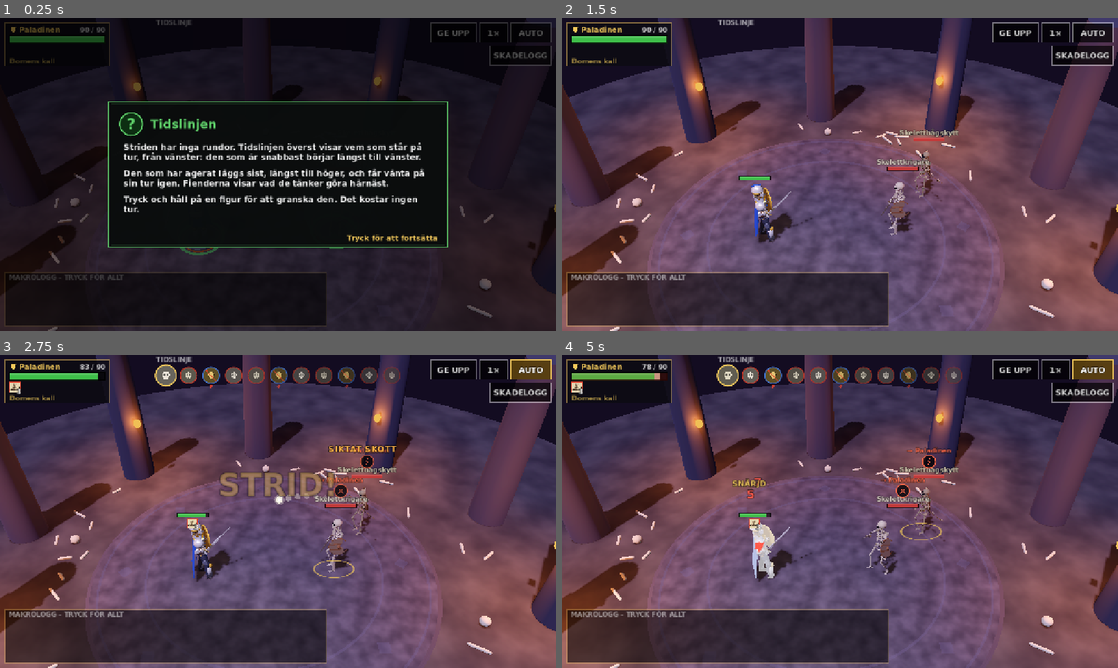
Above: before the commit, frames 1-4 (two rows, left to right).
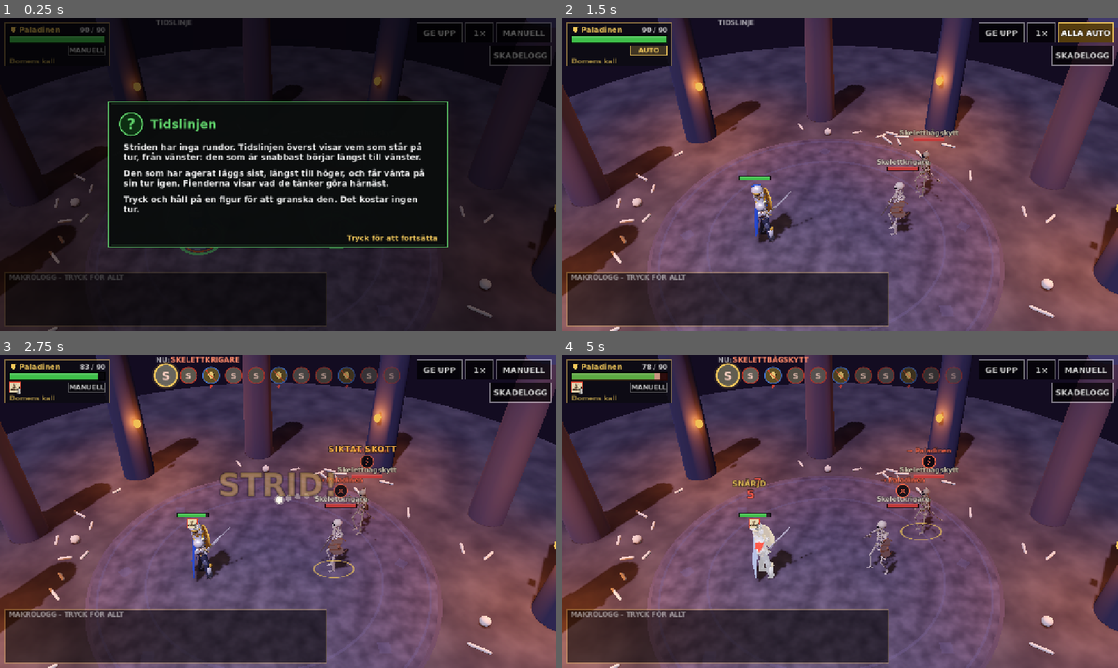
Above: after the commit, the same moments.

Repository: broklyn777/de-edsvurna
Game: Godot game, scene res://scenes/main.tscn
Two runs of this game, one before a commit and one after it. Both use one fixed random seed, a clock stepped at 60 frames per second and the inputs below. This scene is started directly instead of the project's main scene.
Inputs (mouse positions are in pixels of both pictures, inside the frame that each line leads up to):
- Up to frame 1 (0.25 s): no input
- Up to frame 2 (1.5 s): tap Enter at 0.5 s; move the mouse to (962, 158) at 0.52 s; tap 1 at 0.6 s; click (962, 158) at 0.67 s; drag from (617, 43) to (812, 237) at 1.27 s
- Up to frame 3 (2.75 s): move the mouse to (528, 370) at 2.02 s; tap 3 at 2.1 s; click (528, 370) at 2.17 s
- Up to frame 4 (5 s): drag from (728, 636) to (673, 464) at 2.77 s; move the mouse to (1006, 558) at 3.52 s; hold A 3.53-4.25 s; tap 5 at 3.6 s; tap Space at 4.25 s; drag from (673, 464) to (756, 433) at 4.27 s

The runs differ from the first frame. In frame 1, 0.3% of the frame differs, in the area x 12-98%, y 1-12%; in frame 2, 1.1%; in frame 3, 1.4%, in the area x 12-100%, y 0-12%; in frame 4, 1.3%.

Commit message:
AUTO/MANUELL per hero in battle (start manual; button MANUELL/AUTO/ALLA AUTO; tap a frame to switch), clearer timeline (portraits, NU: name, elite letters)
Co-Authored-By: Claude Opus 5.5 <noreply@anthropic.com>

Diff:
--- a/data/help.json
+++ b/data/help.json
@@ -39,7 +39,7 @@
 			"text": [
 				"Ett makro är en lista med rader: vem, när och vad. Raderna prövas uppifrån och ned, och den första som passar vinner.",
 				"Till exempel: anfall fienden med lägst liv. Eller: hela en allierad som har mindre än hälften av sitt liv kvar.",
-				"Tryck på Auto i striden så spelar makrona åt dig. Loggen visar vilken rad som matchade och varför. Passar ingen rad stannar Auto och väntar på dig."
+				"Striden börjar på MANUELL. Tryck på knappen uppe till höger: AUTO låter följeslagarna köra sina makron medan du styr Paladinen, ALLA AUTO kör alla. Tryck på en hjältes ruta för att byta just den. Loggen visar vilken rad som matchade; passar ingen rad väntar hjälten på dig."
 			]
 		},
 		"artifacts": {
--- a/scripts/battle/battle.gd
+++ b/scripts/battle/battle.gd
@@ -62,7 +62,10 @@
 var _choosing := ""
 var _choosing_ability := ""
 ## Auto: hjältar med standardhandling Makro kör sitt makro varje tur.
-var _auto := false
+## 0.29.5: vilka hjältar som kör sitt makro (AUTO) i den här striden; alla börjar på MANUELL. Stora knappen växlar mellan
+## MANUELL, AUTO (följeslagarna) och ALLA AUTO (även Paladinen); ett tryck på en hjältes ram byter just den hjälten.
+var _auto_heroes := {}
+const AUTO_LABELS := ["MANUELL", "AUTO", "ALLA AUTO"]
 var _targets: Array[String] = []
 ## Inspect (Siralim): tryck och håll på en figur för att se dess egenskaper. Kostar ingen tur.
 const INSPECT_HOLD_MS := 450
@@ -112,7 +115,6 @@
 	sim = CombatSim.create(data, state.encounter(), seed_value, state.party, state.hero_traits(data), state.charges,
 			state.artifacts, state.depth, opts)
 	data = sim.data  # med artefakternas egenskaper
-	_auto = demo
 	_build_scene()
 	_build_ui()
 	_update_rules_text()
@@ -147,7 +149,7 @@
 			_on_outcome.call_deferred(sim.outcome)  # spolat till slutet: visa resultatet direkt
 		started = true
 		_countdown = 0.0
-	auto_chip.on = _auto
+	_set_auto_mode(2 if demo else 0)
 
 
 ## 0.25: hjälprutorna visas bara när en människa spelar (inte --demo eller --turns).
@@ -221,7 +223,7 @@
 	action_bar.chosen.connect(_on_action_chosen)
 	ui.add_child(action_bar)
 	auto_chip = ChipButton.new()
-	auto_chip.setup("AUTO")
+	auto_chip.setup("MANUELL", 124)
 	auto_chip.pressed.connect(_toggle_auto)
 	ui.add_child(auto_chip)
 	macro_log = MacroLog.new()
@@ -312,7 +314,7 @@
 		_wait -= delta
 		return
 	if sim.needs_input():
-		if _auto and run.uses_macro(sim.current.id) and not action_bar.visible:
+		if _auto_heroes.get(sim.current.id, false) and not action_bar.visible:
 			_run_macro()
 			return
 		if not action_bar.visible or action_bar.unit != sim.current:
@@ -564,6 +566,12 @@
 func _on_frame_tapped(unit_id: String) -> void:
 	if _choosing != "" and _targets.has(unit_id):
 		_do(_choosing, unit_id)
+		return
+	# 0.29.5: ett tryck på ramen växlar hjälten mellan AUTO och MANUELL för resten av striden.
+	if sim.outcome == "" and sim.unit(unit_id).alive:
+		_auto_heroes[unit_id] = not _auto_heroes.get(unit_id, false)
+		run.ui("ui_tap", -10.0)
+		_auto_changed()
 
 
 func _do(action: String, target_id: String) -> void:
@@ -583,8 +591,6 @@
 	var d := MacroRunner.decide(sim, u, run.macro_for(u.id))
 	macro_log.add({"text": d.text, "ok": d.ok, "skipped": d.skipped})
 	if not d.ok:
-		if _auto:
-			_toggle_auto()
 		sfx.play("macro_nomatch", -4.0, 0.0)
 		overlay.message("Inget makro passade – välj själv")
 		action_bar.show_for(u)
@@ -596,13 +602,33 @@
 		_play_events()
 
 
+## Stora knappen: MANUELL → AUTO → ALLA AUTO → MANUELL (efter läget som syns nu).
 func _toggle_auto() -> void:
-	_auto = not _auto
-	auto_chip.on = _auto
-	if _auto:
+	_set_auto_mode((_auto_mode() + 1) % AUTO_LABELS.size())
+	run.ui("ui_tap", -10.0)
+
+
+## 0: ingen kör makro, 2: alla, 1: annars (följeslagarna eller en blandning).
+func _auto_mode() -> int:
+	var on := sim.heroes.filter(func(h: CombatUnit) -> bool: return _auto_heroes.get(h.id, false)).size()
+	return 0 if on == 0 else (2 if on == sim.heroes.size() else 1)
+
+
+func _set_auto_mode(mode: int) -> void:
+	for h in sim.heroes:
+		_auto_heroes[h.id] = mode == 2 or (mode == 1 and h.id != "paladin")
+	_auto_changed()
+
+
+func _auto_changed() -> void:
+	var mode := _auto_mode()
+	auto_chip.label = AUTO_LABELS[mode]
+	auto_chip.on = mode > 0
+	for h in sim.heroes:
+		frames[h.id].auto = _auto_heroes.get(h.id, false)
+	# Den som har turen och nu kör auto: makrot tar över direkt.
+	if sim.current != null and _auto_heroes.get(sim.current.id, false) and _choosing == "":
 		action_bar.visible = false
-		_choosing = ""
-		_targets.clear()
 
 
 func _ask_forfeit() -> void:
--- a/scripts/battle/party_frame.gd
+++ b/scripts/battle/party_frame.gd
@@ -12,6 +12,8 @@
 var sim: CombatSim
 var active := false
 var targetable := false
+## 0.29.5: hjälten kör sitt makro (AUTO) eller väntar på spelaren (MANUELL). Tryck på ramen för att byta.
+var auto := false
 var _ghost := 1.0
 var _ghost_hold := 0.0
 var _hit_flash := 0.0
@@ -93,7 +95,13 @@
 		draw_rect(hp_rect, Color(0.5, 1, 0.5, 0.35 * _heal_flash))
 
 	# 0.22: statusikoner under livmätaren (buff ljus kant, debuff röd, turer kvar i hörnet).
-	StatusIcons.draw(self, sim.data, unit, Vector2(10, 50), 25.0, size.x - 20)
+	StatusIcons.draw(self, sim.data, unit, Vector2(10, 50), 25.0, size.x - 108)
+	if unit.alive:
+		var tag := Rect2(size.x - 94, 52, 84, 22)
+		draw_rect(tag, Color(UiStyle.GOLD, 0.22) if auto else Color(0, 0, 0, 0.45))
+		draw_rect(tag, Color(UiStyle.GOLD, 0.9) if auto else Color(1, 1, 1, 0.35), false, 1.5)
+		UiStyle.text(self, Vector2(tag.position.x, tag.position.y + 16), "AUTO" if auto else "MANUELL", 15,
+				UiStyle.GOLD if auto else Color(1, 1, 1, 0.75), HORIZONTAL_ALIGNMENT_CENTER, tag.size.x)
 
 	if not unit.traits.is_empty():
 		var shown := unit.traits.filter(func(t: String) -> bool:
--- a/scripts/battle/timeline.gd
+++ b/scripts/battle/timeline.gd
@@ -23,21 +23,36 @@
 
 func _draw() -> void:
 	var list := sim.upcoming(COUNT)
-	UiStyle.text(self, Vector2(0, 12), "TIDSLINJE", 13, Color(1, 1, 1, 0.6))
+	# 0.29.5: vems tur det är står i klartext ovanför (förr bara "TIDSLINJE").
+	if sim.current != null and sim.current.alive:
+		var who := sim.current
+		UiStyle.text(self, Vector2(0, 13), "NU:", 14, Color(1, 1, 1, 0.65))
+		UiStyle.text(self, Vector2(34, 13), who.name.to_upper(), 16, UiStyle.GOLD if who.team == 0 else Color("#ff8a6a"))
+	else:
+		UiStyle.text(self, Vector2(0, 12), "TIDSLINJE", 13, Color(1, 1, 1, 0.6))
 	for i in list.size():
 		var u := sim.unit(list[i])
 		var big: bool = i == 0 and sim.current != null and list[i] == sim.current.id
-		var r := (SLOT / 2.0) * (1.0 if big else 0.78)
+		var r := (SLOT / 2.0) * (1.08 if big else 0.78)
 		var c := Vector2(i * (SLOT + GAP) + SLOT / 2.0, 20 + SLOT / 2.0)
 		var a := 1.0 - 0.06 * i
+		if big:
+			draw_circle(c, r + 7, Color(UiStyle.GOLD, 0.18 + 0.1 * sin(_t * 6.0)))  # ett sken runt den som agerar
 		draw_circle(c, r + 2, Color(0, 0, 0, 0.8 * a))
 		draw_circle(c, r, Color(u.color.darkened(0.55), a))
-		var glyph: String = UiStyle.GLYPHS.get(u.id, "skull") if u.team == 0 else "skull"
-		Glyphs.draw(self, glyph, c, r * 0.5, Color(u.color.lightened(0.2), a))
-		var ring := Color("#4a8cff") if u.team == 0 else Color("#e0412e")
+		# 0.29.5: hjältarna med sina porträtt, fienderna med begynnelsebokstaven (elit i guld).
+		var tex: Texture2D = DialogBox.portrait_texture(u.id) if u.team == 0 else null
+		if tex != null:
+			_round_texture(tex, c, r - 1.0, a)
+		elif u.team == 0:
+			Glyphs.draw(self, UiStyle.GLYPHS.get(u.id, "shield"), c, r * 0.5, Color(u.color.lightened(0.2), a))
+		else:
+			UiStyle.text(self, c + Vector2(-r, r * 0.42), u.name.left(1).to_upper(), int(r * 1.05),
+					Color(UiStyle.GOLD if u.elite else Color("#ffd2c4"), a), HORIZONTAL_ALIGNMENT_CENTER, r * 2.0)
+		var ring := Color("#4a8cff") if u.team == 0 else (Color(UiStyle.GOLD, 0.8) if u.elite else Color("#e0412e"))
 		if big:
 			ring = Color(UiStyle.GOLD, 0.75 + 0.25 * sin(_t * 6.0))
-		draw_arc(c, r + 1, 0, TAU, 32, Color(ring, a), 3.0 if big else 2.0, true)
+		draw_arc(c, r + 1, 0, TAU, 32, Color(ring, a), 4.0 if big else 2.0, true)
 		# 0.22: en prick för debuffar (röd) och buffar (ljus) under porträttet; Snärjd ger ett kors.
 		var dots: Array = []
 		if u.has_kind("debuff"):
@@ -48,3 +63,15 @@
 			draw_circle(c + Vector2((k - (dots.size() - 1) / 2.0) * 10.0, r + 7), 3.5, Color(dots[k], a))
 		if u.auras.keys().any(func(id: String) -> bool: return sim.data.auras[id].get("snare", false)):
 			draw_line(c + Vector2(-r, -r) * 0.7, c + Vector2(r, r) * 0.7, Color(StatusIcons.DEBUFF, a), 2.0)
+
+
+## Ett runt porträtt (en cirkel av trianglar med texturkoordinater).
+func _round_texture(tex: Texture2D, c: Vector2, r: float, a: float) -> void:
+	var pts := PackedVector2Array()
+	var uvs := PackedVector2Array()
+	for k in 32:
+		var ang := TAU * k / 32.0
+		var d := Vector2(cos(ang), sin(ang))
+		pts.append(c + d * r)
+		uvs.append(Vector2(0.5, 0.42) + d * 0.4)
+	draw_colored_polygon(pts, Color(1, 1, 1, a), uvs, tex)
--- a/scripts/screens/macro_screen.gd
+++ b/scripts/screens/macro_screen.gd
@@ -1,7 +1,7 @@
 extends Control
 ## Makroredigeraren, som Siralims Macro Editor men för touch.
 ##
-## Vänster: hjältarna (vilket makro de kör och om standardhandlingen är Makro eller Manuell) och
+## Vänster: hjältarna (vilket makro de kör; AUTO eller MANUELL väljs i striden, 0.29.5) och
 ## listan med makron. Höger: det valda makrots rader (upp till 20), som flyttas, ändras och tas bort.
 ## En rad redigeras i fyra kolumner: subjekt | villkor | handling | mål.
 
@@ -217,8 +217,6 @@
 		var macro_name: String = run.macros[assigned].name if run.macros.has(assigned) else "– inget –"
 		var pick := _button(macro_name, _cycle_macro.bind(hero_id), 150)
 		row.add_child(pick)
-		var mode := _button("Makro" if run.uses_macro(hero_id) else "Manuell", _toggle_mode.bind(hero_id), 100)
-		row.add_child(mode)
 
 
 func _refresh_macros() -> void:
Not shown, changed: CLAUDE.md
